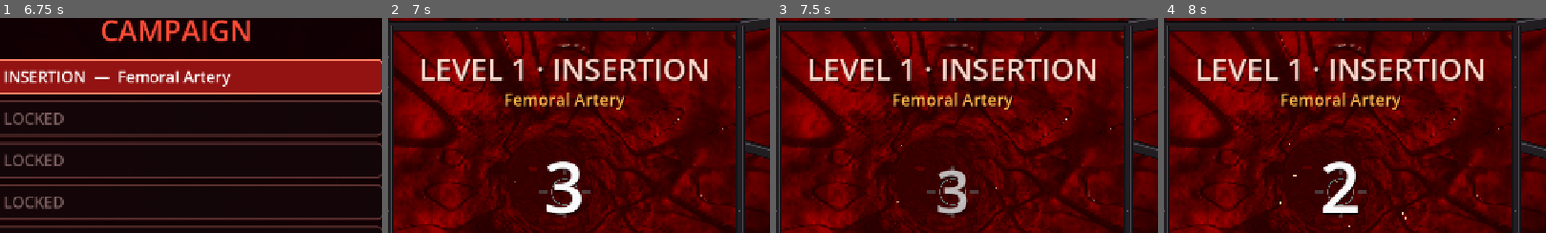
Above: before the commit, frames 1-4 (left to right).
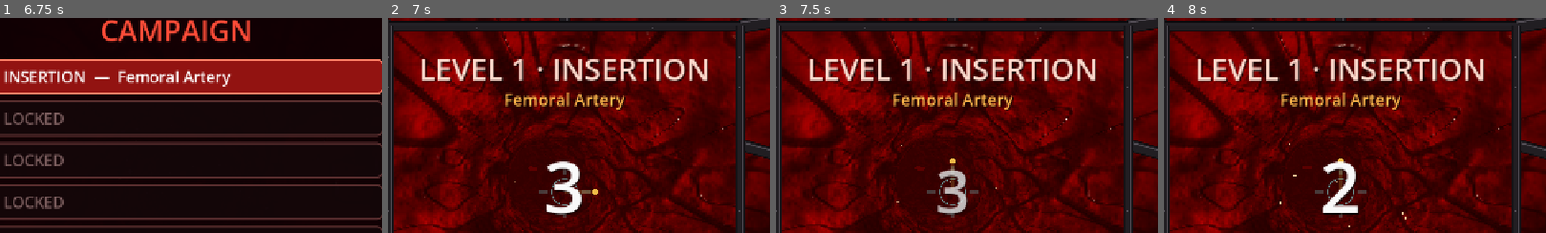
Above: after the commit, the same moments.

Repository: randaladams/veintrek
Game: Godot game, scene res://scenes/main.tscn
The game is run twice, just before and just after one commit, with the same random seed, the same clock (stepped at 60 frames per second) and the same inputs.
Inputs (mouse positions are % of the whole screen's width and height, from its top left):
- Up to frame 1 (6.75 s): click "CAMPAIGN" at 0.5 s; move the mouse to (72, 45) at 1.27 s; hold Right (steer_right) 1.28-2.03 s; hold Space (fire) 1.28-2.03 s; click (72, 45) at 1.42 s; move the mouse to (30, 55) at 2.02 s; hold Down (steer_down) 2.03-2.78 s; tap Space (fire) at 2.1, 3.8, 5.1 s; click (30, 55) at 2.17 s; move the mouse to (60, 28) at 2.77 s; hold Right (steer_right) 2.78-3.53 s; hold Space (fire) 2.78-3.53 s; tap J at 2.85, 5.85 s; click (60, 28) at 2.92 s; move the mouse to (45, 70) at 3.52 s; hold Up (steer_up) 3.53-4.28 s; tap P at 3.6, 6.6 s; click (45, 70) at 3.67 s; move the mouse to (80, 65) at 4.27 s; hold Space (fire) 4.28-5.03 s; hold Left (steer_left) 4.28-5.78 s; click (80, 65) at 4.42 s; tap Escape (pause) at 4.9 s; move the mouse to (20, 35) at 5.02 s; click (20, 35) at 5.17 s; move the mouse to (55, 50) at 5.77 s; hold Down (steer_down) 5.78-6.53 s; hold Space (fire) 5.78-6.53 s; click (55, 50) at 5.92 s; move the mouse to (35, 25) at 6.52 s; hold Right (steer_right) from 6.53 s (still down); click (35, 25) at 6.67 s
- Up to frame 2 (7 s): keep holding Right (steer_right); tap Space (fire) at 6.8 s
- Up to frame 3 (7.5 s): move the mouse to (72, 45) at 7.27 s; release Right (steer_right) at 7.28 s; hold Up (steer_up) from 7.28 s (still down); hold Space (fire) from 7.28 s (still down); click (72, 45) at 7.42 s
- Up to frame 4 (8 s): keep holding Up (steer_up); keep holding Space (fire)
The pictures show only the part of the screen within x 27-77%, y 10-60%; the shares and areas given below are measured in that part.

Frame 1 is identical in both runs. In frame 2, 0.1% of the frame differs, in the area x 46-55%, y 79-83%; in frame 3, 0.1%; in frame 4, 0.1%, in the area x 45-47%, y 65-80%.

Commit message:
Fix touch input and tilt on Android
- The hidden menu layer was a full-screen Control that consumed every
  touch, so fire and pause never reached the game. It now ignores input.
- Godot 4.7 leaves the motion sensors off unless the project enables them;
  turn on the accelerometer and gravity sensors so tilt steering works.
- Add a steering indicator by the crosshair and a warning when the phone
  reports no tilt data.
- Add an input self-test (--selftest) and run it in CI before exporting.

Co-Authored-By: Claude Opus 5.5 <noreply@anthropic.com>
Claude-Session: https://claude.ai/code/session_01MdPsbSpYijhJBDVn3SLk2p

Diff:
--- a/project.godot
+++ b/project.godot
@@ -36,6 +36,8 @@
 [input_devices]
 
 pointing/emulate_touch_from_mouse=true
+sensors/enable_accelerometer=true
+sensors/enable_gravity=true
 
 [rendering]
 
--- a/scripts/cockpit.gd
+++ b/scripts/cockpit.gd
@@ -23,6 +23,8 @@
 var beat := 0.0
 var countdown := -1.0
 var fork_points: Array[Vector2] = []
+var steer := Vector2.ZERO
+var tilt_ok := true
 
 var _cracks: Array = []   # {lines: Array[PackedVector2Array] (normalised), o: Vector2, r: float}
 var _blobs: Array = []    # {p, r, taps, ph, jig, fall, vy, a}
@@ -387,6 +389,10 @@
 	for k in 4:
 		var d := Vector2.from_angle(k * PI * 0.5)
 		draw_line(c + d * r * 1.3, c + d * r * 2.0, col, 2.0, true)
+	# Steering indicator: where the tilt is pushing the ship.
+	var sp := c + Vector2(steer.x, -steer.y) * r * 2.4
+	draw_line(c, sp, Color(1.0, 0.8, 0.3, 0.5), 2.0, true)
+	draw_circle(sp, r * 0.22, Color(1.0, 0.8, 0.3, 0.9))
 
 
 func _draw_overlays(W: float, H: float) -> void:
@@ -420,6 +426,8 @@
 	if _msg_t > 0.0:
 		var a := clampf(_msg_t * 2.0, 0.0, 1.0)
 		_shadow_text(Vector2(0, H * 0.4), _msg, W, int(H * 0.04), Color(_msg_col, a))
+	if not tilt_ok:
+		_shadow_text(Vector2(0, H * 0.14), "NO TILT SENSOR DATA", W, int(H * 0.035), Color(1, 0.8, 0.3))
 	if integrity < 30.0 and integrity > 0.0 and fmod(_t, 0.8) < 0.5:
 		_shadow_text(Vector2(0, H * 0.71), "GLASS CRITICAL", W, int(H * 0.035), Color(1, 0.25, 0.2))
 
--- a/scripts/game.gd
+++ b/scripts/game.gd
@@ -60,6 +60,7 @@
 var _finish_announced := false
 var _fork_announced: VesselSegment = null
 var _seed := 0
+var _steer := Vector2.ZERO
 var bot := false   # debug autopilot, enabled with the --bot user argument
 var god := false   # debug invulnerability, --god
 
@@ -236,6 +237,7 @@
 		State.COUNTDOWN:
 			_countdown -= delta
 			hud.countdown = _countdown
+			_steer = _read_steer()
 			if _countdown <= 0.0:
 				_calibrate()
 				state = State.PLAYING
@@ -273,6 +275,7 @@
 
 func _fly(delta: float, autopilot: bool) -> void:
 	var steer := _autopilot() if (autopilot or bot) else _read_steer()
+	_steer = steer
 	lat_vel = lat_vel.lerp(steer * MAX_LATERAL, clampf(delta * 6.0, 0.0, 1.0))
 	offset += lat_vel * delta
 	_fork_assist(delta, autopilot)
@@ -764,6 +767,8 @@
 	if not hud.visible:
 		return
 	hud.integrity = integrity
+	hud.steer = _steer
+	hud.tilt_ok = _has_tilt or not OS.has_feature("mobile")
 	hud.laser_level = laser_level
 	hud.score = score()
 	hud.distance = route_dist
--- a/scripts/main.gd
+++ b/scripts/main.gd
@@ -79,6 +79,8 @@
 			ui.show_screen(a.get_slice("=", 1))
 		elif a == "--fake-result":
 			ui.show_result({"mode": "campaign", "level": 1, "victory": true, "score": 4210, "distance": 1600, "kills": 37, "new_high": false})
+		elif a == "--selftest":
+			_selftest()
 		elif a == "--god":
 			game.god = true
 		elif a.begins_with("--timescale="):
@@ -107,3 +109,40 @@
 			img.save_png("%s/shot_%02d.png" % [dir, i])
 		print("[shot] %d integrity=%.0f dist=%.0f score=%d state=%d nodes=%d segs=%d pos=%s fps=%d" % [i, game.integrity, gam …(183 unchanged characters)…
 	get_tree().quit()
+
+
+## Injects real input events (no bot, no auto-fire) and checks the game responds.
+func _selftest() -> void:
+	var ok := true
+	for key in ["input_devices/sensors/enable_accelerometer", "input_devices/sensors/enable_gravity"]:
+		var on := bool(ProjectSettings.get_setting(key, false))
+		print("[selftest] %s = %s" % [key, on])
+		ok = ok and on
+	start_endless()
+	while not game.is_playing():   # wait out the countdown
+		await get_tree().process_frame
+	print("[selftest] run started, state=%d" % game.state)
+	var t := InputEventScreenTouch.new()
+	t.index = 0
+	t.position = Vector2(400, 300)
+	t.pressed = true
+	Input.parse_input_event(t)
+	await get_tree().create_timer(0.6).timeout
+	var lasers := get_tree().get_nodes_in_group("laser").size()
+	print("[selftest] lasers while touching: %d" % lasers)
+	ok = ok and lasers > 0
+	t = t.duplicate()
+	t.pressed = false
+	Input.parse_input_event(t)
+	await get_tree().create_timer(0.6).timeout
+	var p := InputEventScreenTouch.new()
+	p.index = 1
+	p.position = game.hud.pause_rect().get_center()
+	p.pressed = true
+	Input.parse_input_event(p)
+	await get_tree().process_frame
+	await get_tree().process_frame
+	print("[selftest] paused after tapping pause button: %s" % get_tree().paused)
+	ok = ok and get_tree().paused
+	print("[selftest] RESULT: %s" % ("PASS" if ok else "FAIL"))
+	get_tree().quit(0 if ok else 1)
--- a/scripts/ui.gd
+++ b/scripts/ui.gd
@@ -19,12 +19,15 @@
 	layer = 10
 	process_mode = Node.PROCESS_MODE_ALWAYS
 	_root = Control.new()
+	# The menu layer stays in the tree during a run; never let it swallow game touches.
+	_root.mouse_filter = Control.MOUSE_FILTER_IGNORE
 	_root.set_anchors_and_offsets_preset(Control.PRESET_FULL_RECT)
 	_root.theme = _make_theme()
 	add_child(_root)
 	_backdrop = ColorRect.new()
 	_backdrop.set_anchors_and_offsets_preset(Control.PRESET_FULL_RECT)
 	_backdrop.color = Color(0.04, 0.0, 0.01, 0.5)
+	_backdrop.mouse_filter = Control.MOUSE_FILTER_IGNORE
 	_root.add_child(_backdrop)
 	_build_main()
 	_build_levels()
@@ -79,6 +82,7 @@
 func _screen(id: String) -> VBoxContainer:
 	var center := CenterContainer.new()
 	center.set_anchors_and_offsets_preset(Control.PRESET_FULL_RECT)
+	center.mouse_filter = Control.MOUSE_FILTER_IGNORE
 	_root.add_child(center)
 	var box := VBoxContainer.new()
 	box.alignment = BoxContainer.ALIGNMENT_CENTER
@@ -91,6 +95,7 @@
 func _panel_screen(id: String, width: float) -> VBoxContainer:
 	var center := CenterContainer.new()
 	center.set_anchors_and_offsets_preset(Control.PRESET_FULL_RECT)
+	center.mouse_filter = Control.MOUSE_FILTER_IGNORE
 	_root.add_child(center)
 	var panel := PanelContainer.new()
 	panel.custom_minimum_size = Vector2(width, 0)
Not shown, changed: .github/workflows/android.yml
